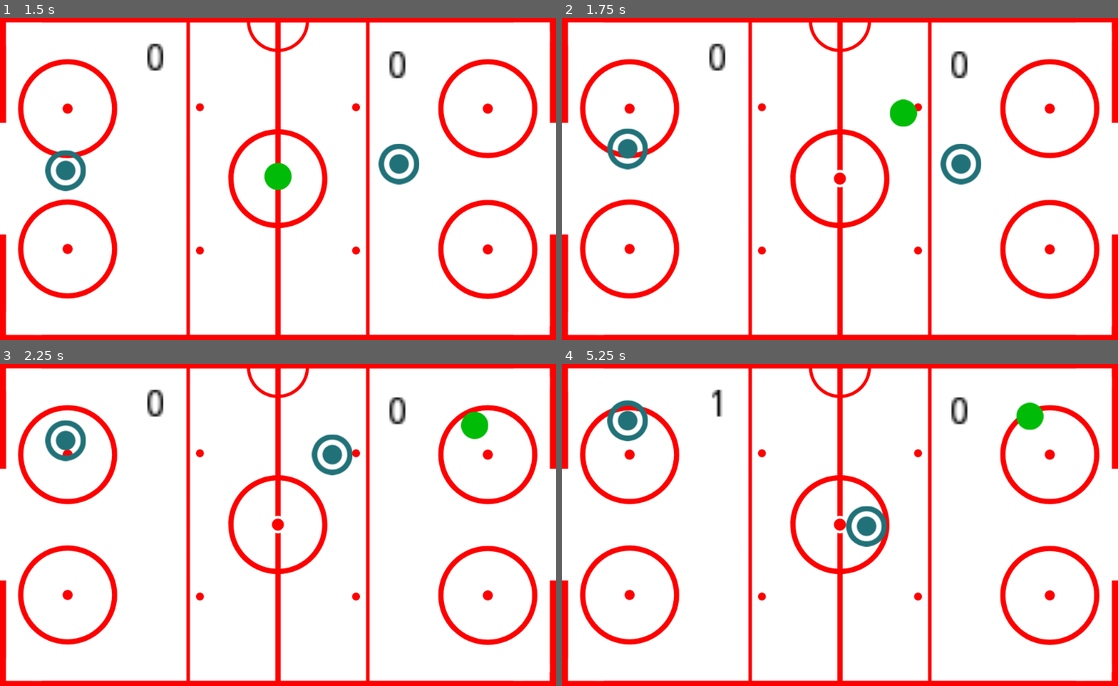
Above: before the commit, frames 1-4 (two rows, left to right).
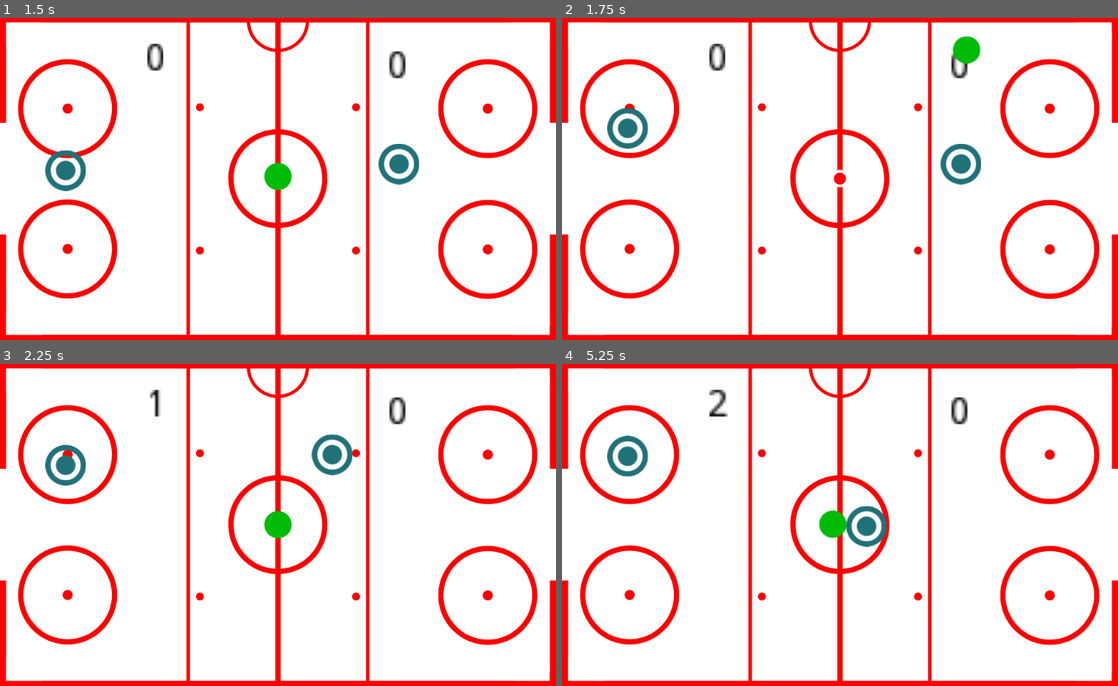
Above: after the commit, the same moments.

Repository: airpiazza/CS-4700-Pong
Game: Godot game, scene res://PongHockey/src/scenes/HockeyArena.tscn
Same seed, same stepped clock (60 frames per second), same inputs: the game is played once before the commit and once after it. This scene is started directly instead of the project's main scene.
Inputs (mouse positions are in pixels of both pictures, inside the frame that each line leads up to):
- Up to frame 1 (1.5 s): tap Enter at 0.5 s; move the mouse to (400, 162) at 0.52 s; hold Up (ui_up) 0.53-1.28 s; tap Space at 1.25 s; move the mouse to (166, 195) at 1.27 s; hold Down (ui_down) from 1.28 s (still down)
- Up to frame 2 (1.75 s): keep holding Down (ui_down)
- Up to frame 3 (2.25 s): move the mouse to (333, 454) at 2.02 s; release Down (ui_down) at 2.03 s; hold Up (ui_up) from 2.03 s (still down)
- Up to frame 4 (5.25 s): move the mouse to (812, 589) at 2.77 s; tap Enter at 3.5 s; move the mouse to (1006, 573) at 3.52 s; release Up (ui_up) at 3.53 s; hold Down (ui_down) from 3.53 s (still down); move the mouse to (673, 476) at 4.27 s; move the mouse to (867, 525) at 5.02 s

Frame 1 is identical in both runs. In frame 2, 1.6% of the frame differs, in the area x 8-76%, y 5-48%; in frame 3, 1.8%; in frame 4, 1.9%, in the area x 8-87%, y 7-54%.

Commit message:
added hockey to menu

Diff:
--- a/FinalScoreScreen/FinalScoreScreen.tscn
+++ b/FinalScoreScreen/FinalScoreScreen.tscn
@@ -1,11 +1,9 @@
-[gd_scene load_steps=8 format=2]
+[gd_scene load_steps=6 format=2]
 
 [ext_resource path="res://pong/assets/pong_court.png" type="Texture" id=1]
 [ext_resource path="res://MenuScreen/src/scenes/GameTitle.tscn" type="PackedScene" id=2]
 [ext_resource path="res://MenuScreen/src/scenes/NextSceneButton.tscn" type="PackedScene" id=3]
 [ext_resource path="res://MenuScreen/src/scenes/QuitButton.tscn" type="PackedScene" id=4]
-[ext_resource path="res://MenuScreen/src/scripts/NextSceneButton.gd" type="Script" id=5]
-[ext_resource path="res://MenuScreen/src/scripts/QuitButton.gd" type="Script" id=6]
 [ext_resource path="res://FinalScoreScreen/FinalScoreScreen.gd" type="Script" id=7]
 
 [node name="FinalScoreScreen" type="Control"]
@@ -27,6 +25,7 @@
 margin_top = 104.0
 margin_right = 312.0
 margin_bottom = 118.0
+text = "game over"
 
 [node name="Label" type="Label" parent="."]
 margin_left = 264.0
@@ -51,27 +50,8 @@
 "_edit_use_anchors_": false
 }
 
-[node name="PlayButton" type="Button" parent="Buttons" instance=ExtResource( 3 )]
-margin_right = 129.0
-margin_bottom = 30.0
-size_flags_vertical = 3
+[node name="PlayButton" parent="Buttons" instance=ExtResource( 3 )]
 text = "Play Again"
-script = ExtResource( 5 )
-__meta__ = {
-"_edit_use_anchors_": false
-}
 target_scene = "res://MenuScreen/src/scenes/Menu.tscn"
 
-[node name="QuitButton" type="Button" parent="Buttons" instance=ExtResource( 4 )]
-margin_top = 34.0
-margin_right = 129.0
-margin_bottom = 64.0
-size_flags_vertical = 3
-text = "Quit"
-script = ExtResource( 6 )
-__meta__ = {
-"_edit_use_anchors_": false
-}
-
-[connection signal="button_up" from="Buttons/PlayButton" to="Buttons/PlayButton" method="_on_NextSceneButton_button_up"]
-[connection signal="button_up" from="Buttons/QuitButton" to="Buttons/QuitButton" method="_on_QuitButton_button_up"]
+[node name="QuitButton" parent="Buttons" instance=ExtResource( 4 )]
--- a/MenuScreen/src/scenes/Menu.tscn
+++ b/MenuScreen/src/scenes/Menu.tscn
@@ -23,9 +23,9 @@
 "_edit_use_anchors_": false
 }
 
-[node name="GameTitle" parent="." instance=ExtResource( 4 )]
+[node name="PongTitle" parent="." instance=ExtResource( 4 )]
 
-[node name="Buttons" type="VBoxContainer" parent="."]
+[node name="PongButtons" type="VBoxContainer" parent="."]
 margin_left = 232.0
 margin_top = 168.0
 margin_right = 361.0
@@ -34,7 +34,29 @@
 "_edit_use_anchors_": false
 }
 
-[node name="PlayButton" parent="Buttons" instance=ExtResource( 2 )]
+[node name="PlayButton" parent="PongButtons" instance=ExtResource( 2 )]
 target_scene = "res://pong/src/scenes/Arena.tscn"
 
-[node name="QuitButton" parent="Buttons" instance=ExtResource( 3 )]
+[node name="QuitButton" parent="PongButtons" instance=ExtResource( 3 )]
+
+[node name="PongHockey" parent="." instance=ExtResource( 4 )]
+margin_left = 669.0
+margin_top = 131.0
+margin_right = 749.0
+margin_bottom = 145.0
+text = "pong hockey"
+
+[node name="PongHockeyButtons" type="VBoxContainer" parent="."]
+margin_left = 641.0
+margin_top = 170.0
+margin_right = 770.0
+margin_bottom = 234.0
+__meta__ = {
+"_edit_use_anchors_": false
+}
+
+[node name="PlayButton" parent="PongHockeyButtons" instance=ExtResource( 2 )]
+text = "Play Pong Hockey"
+target_scene = "res://PongHockey/src/scenes/HockeyArena.tscn"
+
+[node name="QuitButton" parent="PongHockeyButtons" instance=ExtResource( 3 )]
--- a/PongHockey/src/scenes/HockeyArena.tscn
+++ b/PongHockey/src/scenes/HockeyArena.tscn
@@ -6,6 +6,7 @@
 [ext_resource path="res://PongHockey/src/scenes/HockeyPuck.tscn" type="PackedScene" id=4]
 [ext_resource path="res://PongHockey/src/scenes/AIMallet.tscn" type="PackedScene" id=5]
 [ext_resource path="res://PongHockey/src/scenes/Scoreboard.tscn" type="PackedScene" id=6]
+[ext_resource path="res://PongHockey/src/scripts/HockeyArena.gd" type="Script" id=7]
 
 [sub_resource type="ConvexPolygonShape2D" id=3]
 points = PoolVector2Array( 0, 0, 8, 0, 8, 8, 0, 8 )
@@ -61,6 +62,7 @@
 0/z_index = 0
 
 [node name="HockeyArena" type="Node2D"]
+script = ExtResource( 7 )
 
 [node name="TileMap" type="TileMap" parent="."]
 tile_set = SubResource( 2 )
@@ -75,14 +77,15 @@
 margin_right = 512.0
 margin_bottom = 300.0
 
-[node name="PlayerMallet" parent="." instance=ExtResource( 3 )]
-
-[node name="Puck" parent="." instance=ExtResource( 4 )]
-
-[node name="AIMallet" parent="." instance=ExtResource( 5 )]
-
 [node name="HockeyScoreboard" parent="." instance=ExtResource( 6 )]
 margin_left = 15.0
 margin_top = -44.0
 margin_right = 15.0
 margin_bottom = -44.0
+
+[node name="PlayerMallet" parent="." instance=ExtResource( 3 )]
+
+[node name="Puck" parent="." instance=ExtResource( 4 )]
+speed = 1000.0
+
+[node name="AIMallet" parent="." instance=ExtResource( 5 )]
--- a/PongHockey/src/scenes/Scoreboard.tscn
+++ b/PongHockey/src/scenes/Scoreboard.tscn
@@ -1,6 +1,6 @@
 [gd_scene load_steps=2 format=2]
 
-[ext_resource path="res://PongHockey/src/scenes/Scoreboard.gd" type="Script" id=1]
+[ext_resource path="res://PongHockey/src/scripts/Scoreboard.gd" type="Script" id=1]
 
 [node name="HockeyScoreboard" type="Control"]
 anchor_right = 1.0
--- a/PongHockey/src/scripts/AIMallet.gd
+++ b/PongHockey/src/scripts/AIMallet.gd
@@ -21,9 +21,9 @@
 
 	if ball.velocity != Vector2.ZERO:
 		if ball.position.y < self.position.y:
-			velocity += Vector2.UP * (speed/5)
+			velocity += Vector2.UP * (speed/3)
 		if ball.position.y > self.position.y:
-			velocity += Vector2.DOWN * (speed/5)
+			velocity += Vector2.DOWN * (speed/3)
 
 
 	move_and_collide(velocity*delta)
--- /dev/null
+++ b/PongHockey/src/scripts/HockeyArena.gd
@@ -0,0 +1,18 @@
+extends Node2D
+
+
+# Declare member variables here. Examples:
+# var a = 2
+# var b = "text"
+export var end_screen = "res://FinalScoreScreen/FinalScoreScreen.tscn"
+
+
+# Called when the node enters the scene tree for the first time.
+func _ready():
+	pass # Replace with function body.
+
+
+# Called every frame. 'delta' is the elapsed time since the previous frame.
+func _process(delta):
+	if Score.player_score >= 11 or Score.ai_score >= 11:
+		get_tree().change_scene(end_screen)
Not shown: 1 places in PongHockey/src/scenes/HockeyArena.tscn that only renumber resources
Renamed: PongHockey/src/scenes/Scoreboard.gd -> PongHockey/src/scripts/Scoreboard.gd
